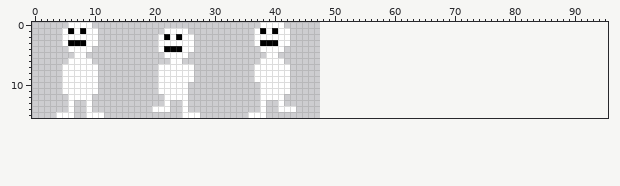
Two versions of one sprite sheet, resource/playersprite.png. Above is the file before it was changed.
The file is 480x160 pixels, drawn in blocks of 10x10; one block is one cell here. The old version is drawn lined up with the new one, on the new canvas.
The same view after the edit:
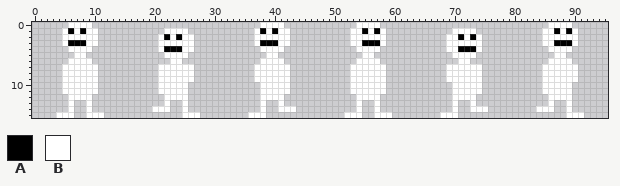
Palette (. is transparent): A #000000  B #ffffff
Log entry: right animation for right direction
Changes in this commit:
{"change": "canvas 48x16 -> 96x16"}
{"y":0,"x":54,"old":"....","new":"BBBB"}
{"y":0,"x":86,"old":"....","new":"BBBB"}
{"y":1,"x":53,"old":"......","new":"BBABAB"}
{"y":1,"x":70,"old":"....","new":"BBBB"}
{"y":1,"x":85,"old":"......","new":"BBABAB"}
{"y":2,"x":53,"old":"......","new":"BBBBBB"}
{"y":2,"x":69,"old":"......","new":"BBABAB"}
{"y":2,"x":85,"old":"......","new":"BBBBBB"}
{"y":3,"x":53,"old":"......","new":"BBAAAB"}
{"y":3,"x":69,"old":"......","new":"BBBBBB"}
{"y":3,"x":85,"old":"......","new":"BBAAAB"}
{"y":4,"x":54,"old":"....","new":"BBBB"}
{"y":4,"x":69,"old":"......","new":"BBAAAB"}
{"y":4,"x":86,"old":"....","new":"BBBB"}
{"y":5,"x":55,"old":"..","new":"BB"}
{"y":5,"x":70,"old":"....","new":"BBBB"}
{"y":5,"x":87,"old":"..","new":"BB"}
{"y":6,"x":54,"old":"....","new":"BBBB"}
{"y":6,"x":71,"old":"..","new":"BB"}
{"y":6,"x":86,"old":"....","new":"BBBB"}
{"y":7,"x":53,"old":"......","new":"BBBBBB"}
{"y":7,"x":69,"old":"......","new":"BBBBBB"}
{"y":7,"x":85,"old":"......","new":"BBBBBB"}
{"y":8,"x":53,"old":"......","new":"BBBBBB"}
{"y":8,"x":69,"old":"......","new":"BBBBBB"}
{"y":8,"x":85,"old":"......","new":"BBBBBB"}
{"y":9,"x":53,"old":"......","new":"BBBBBB"}
{"y":9,"x":69,"old":"......","new":"BBBBBB"}
{"y":9,"x":85,"old":"......","new":"BBBBBB"}
{"y":10,"x":53,"old":"......","new":"BBBBBB"}
{"y":10,"x":70,"old":".....","new":"BBBBB"}
{"y":10,"x":85,"old":".....","new":"BBBBB"}
{"y":11,"x":53,"old":"......","new":"BBBBBB"}
{"y":11,"x":70,"old":".....","new":"BBBBB"}
{"y":11,"x":85,"old":".....","new":"BBBBB"}
{"y":12,"x":54,"old":"....","new":"BBBB"}
{"y":12,"x":70,"old":"....","new":"BBBB"}
{"y":12,"x":86,"old":"....","new":"BBBB"}
{"y":13,"x":54,"old":".","new":"B"}
{"y":13,"x":57,"old":".","new":"B"}
{"y":13,"x":70,"old":".","new":"B"}
{"y":13,"x":73,"old":".","new":"B"}
{"y":13,"x":86,"old":".","new":"B"}
{"y":13,"x":89,"old":".","new":"B"}
{"y":14,"x":54,"old":".","new":"B"}
{"y":14,"x":57,"old":".","new":"B"}
{"y":14,"x":70,"old":".","new":"B"}
{"y":14,"x":73,"old":"...","new":"BBB"}
{"y":14,"x":84,"old":"...","new":"BBB"}
{"y":14,"x":89,"old":".","new":"B"}
{"y":15,"x":52,"old":"...","new":"BBB"}
{"y":15,"x":57,"old":"...","new":"BBB"}
{"y":15,"x":68,"old":"...","new":"BBB"}
{"y":15,"x":89,"old":"...","new":"BBB"}
